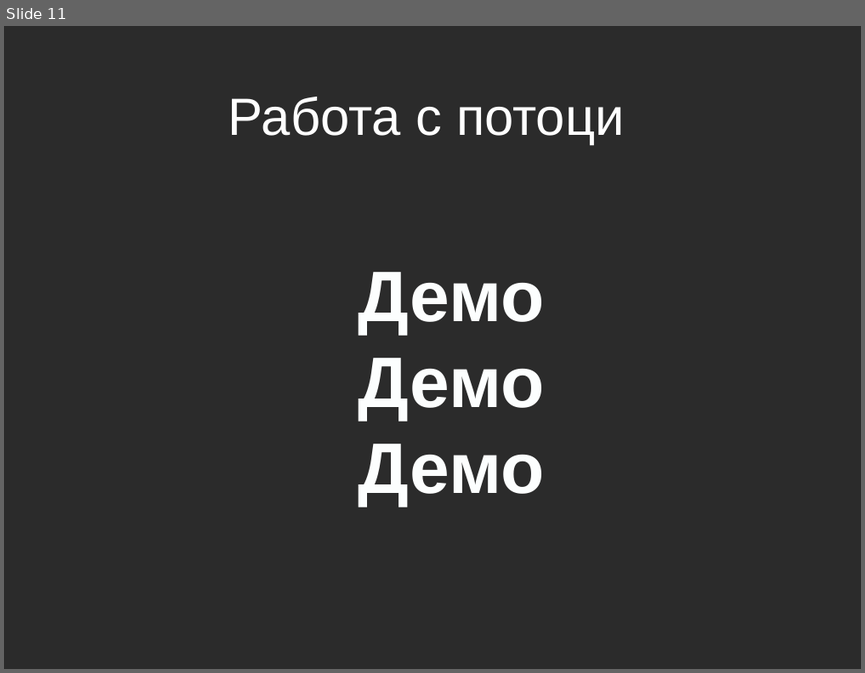
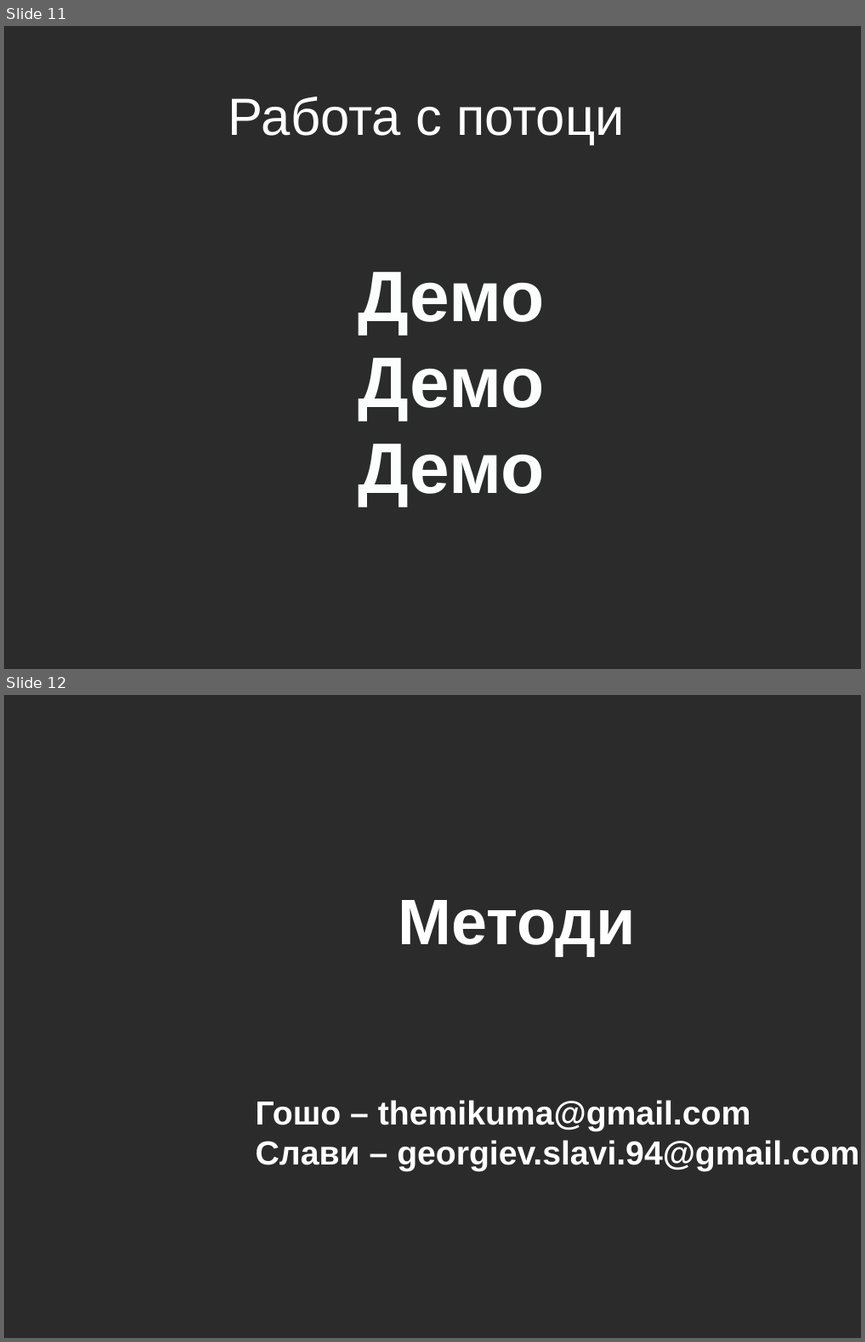
Before and after one commit to aslv/1300ruc, a slide deck: Lecture5/Lecture5.pptx. Shown one above the other, each under a label of ours: slide 11 before the commit, slides 11 and 12 after it. The pictures are 865x673 and 865x1342 pixels, drawn with LibreOffice and Linux fonts; fonts in the diff are those of the drawing; background and template pictures are left out; a plain dark background stands for a picture behind light text. Boxes give left, top, right and bottom in pixels: in the first picture for what was removed or moved away, otherwise in the second. Text is boxed around its words. In the diff, an @@ line names an element or a change of style, - is before the commit and + after.

```diff
--- a/Lecture5/Lecture5.pptx
+++ b/Lecture5/Lecture5.pptx
@@ slide 12 added at <box>4,695,861,1338</box>, background picture (left out) @@
@@ title added at <box>398,900,636,956</box>, 54 pt, text #FFFFFF, bold @@
+Методи
@@ text added at <box>256,1100,859,1171</box>, 28 pt, text #FFFFFF, bold @@
+Гошо – themikuma@gmail.com
+Слави – georgiev.slavi.94@gmail.com
```
Also in this commit, not shown: 12 other slides added.
